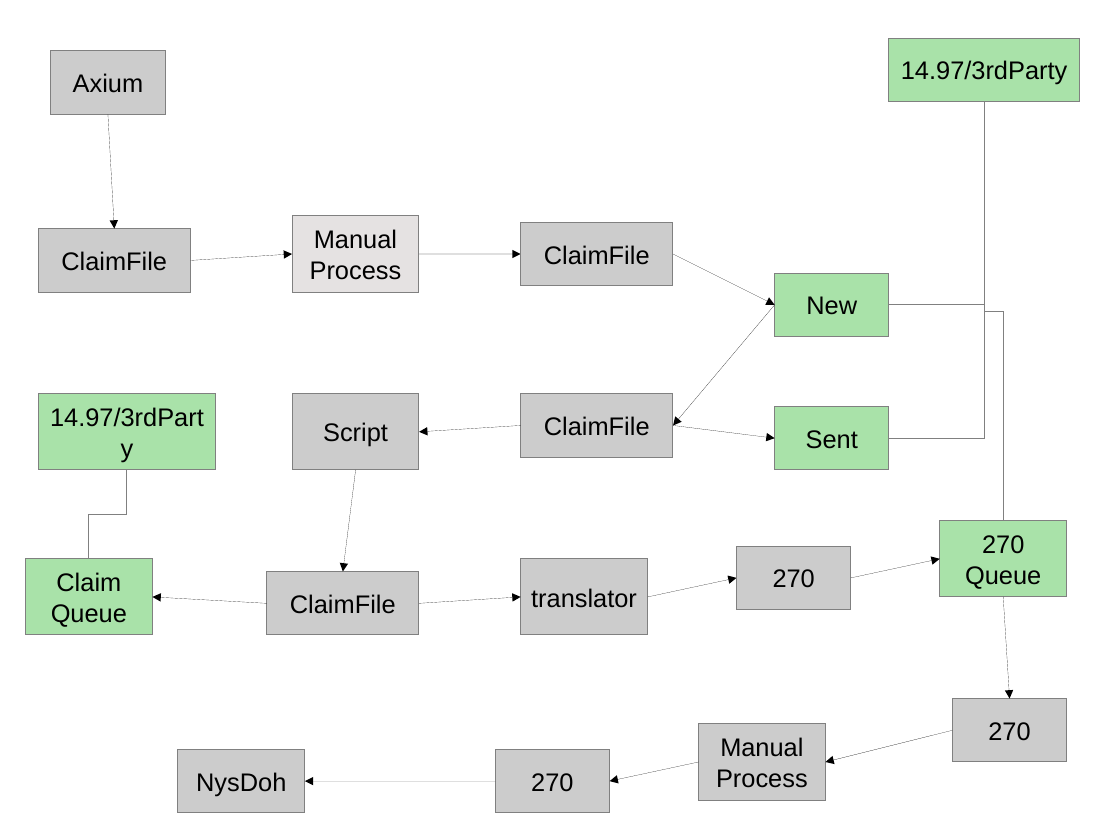
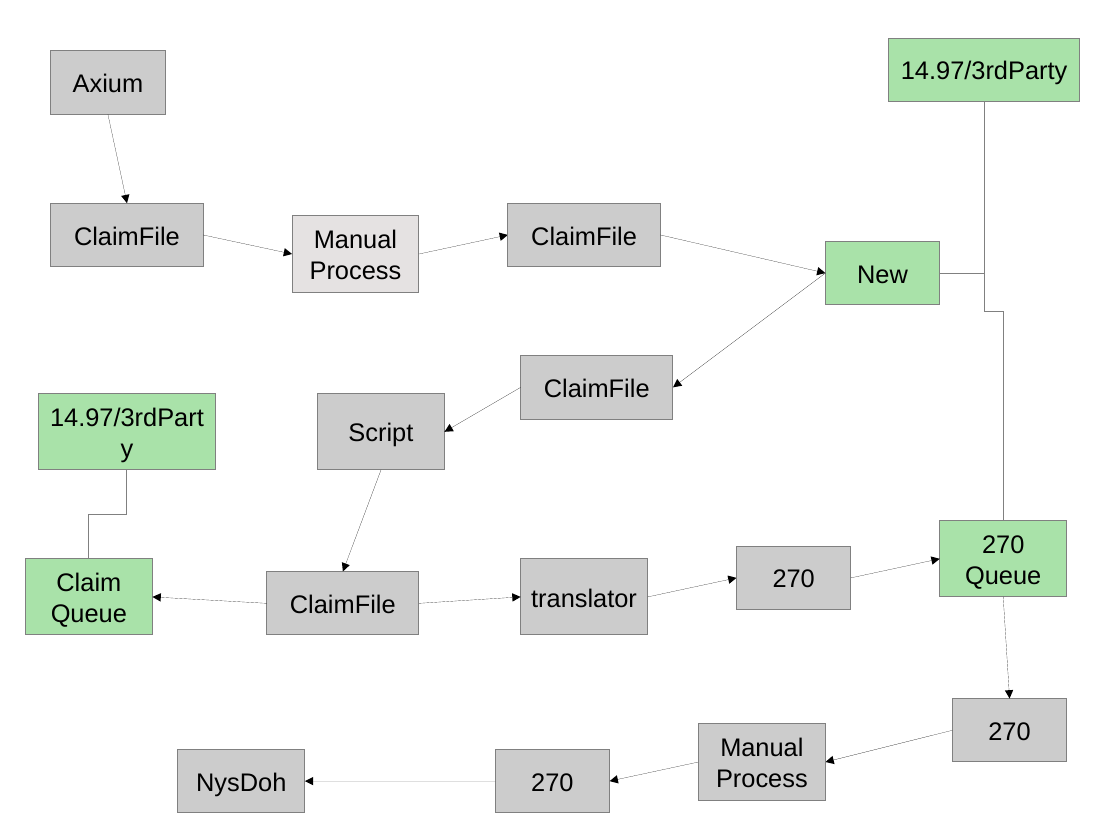
Before and after one commit to JamesLeB/Stout, a slide deck: slide 2 of Documents/BillingSystem.odp. Drawn at 1120x840 pixels with LibreOffice and Linux fonts; fonts in the diff are those of the drawing. Boxes give left, top, right and bottom in pixels: in the first picture for what was removed or moved away, otherwise in the second. Text is boxed around its words. In the diff, an @@ line names an element or a change of style, - is before the commit and + after.

```diff
--- a/Documents/BillingSystem.odp
+++ b/Documents/BillingSystem.odp
@@ arrow moved from (108, 115) - (115, 229) to (108, 115) - (127, 203) @@
@@ elbow line removed from (985, 102) to (889, 438) @@
@@ elbow line moved from (985, 102) - (889, 305) to (985, 102) - (940, 273) @@
@@ rectangle "ClaimFile": place and size @@
-rectangle "ClaimFile" at bbox=[38, 229, 190, 293]
+rectangle "ClaimFile" at bbox=[51, 203, 203, 267]
@@ rectangle "ClaimFile": place and size @@
-rectangle "ClaimFile" at bbox=[520, 223, 673, 287]
+rectangle "ClaimFile" at bbox=[508, 203, 661, 267]
@@ arrow moved from (190, 260) - (293, 254) to (203, 235) - (293, 254) @@
@@ arrow moved from (419, 254) - (521, 254) to (419, 254) - (508, 235) @@
@@ arrow moved from (673, 254) - (775, 305) to (661, 235) - (826, 273) @@
@@ rectangle "New": place and size @@
-rectangle "New" at bbox=[774, 273, 888, 337]
+rectangle "New" at bbox=[825, 241, 939, 305]
@@ arrow moved from (775, 305) - (673, 426) to (826, 273) - (673, 387) @@
@@ rectangle "ClaimFile": place and size @@
-rectangle "ClaimFile" at bbox=[520, 393, 673, 457]
+rectangle "ClaimFile" at bbox=[520, 356, 673, 420]
@@ arrow moved from (521, 426) - (419, 432) to (521, 387) - (444, 432) @@
@@ rectangle "Script": place and size @@
-rectangle "Script" at bbox=[293, 393, 420, 470]
+rectangle "Script" at bbox=[318, 393, 445, 470]
@@ rectangle removed at bbox=[774, 407, 888, 471] @@
-Sent
@@ arrow removed from (673, 426) to (775, 438) @@
@@ arrow moved from (356, 470) - (343, 572) to (381, 470) - (343, 572) @@
```
Also in this commit, not shown: 2 other slides changed, 1 slide added.
